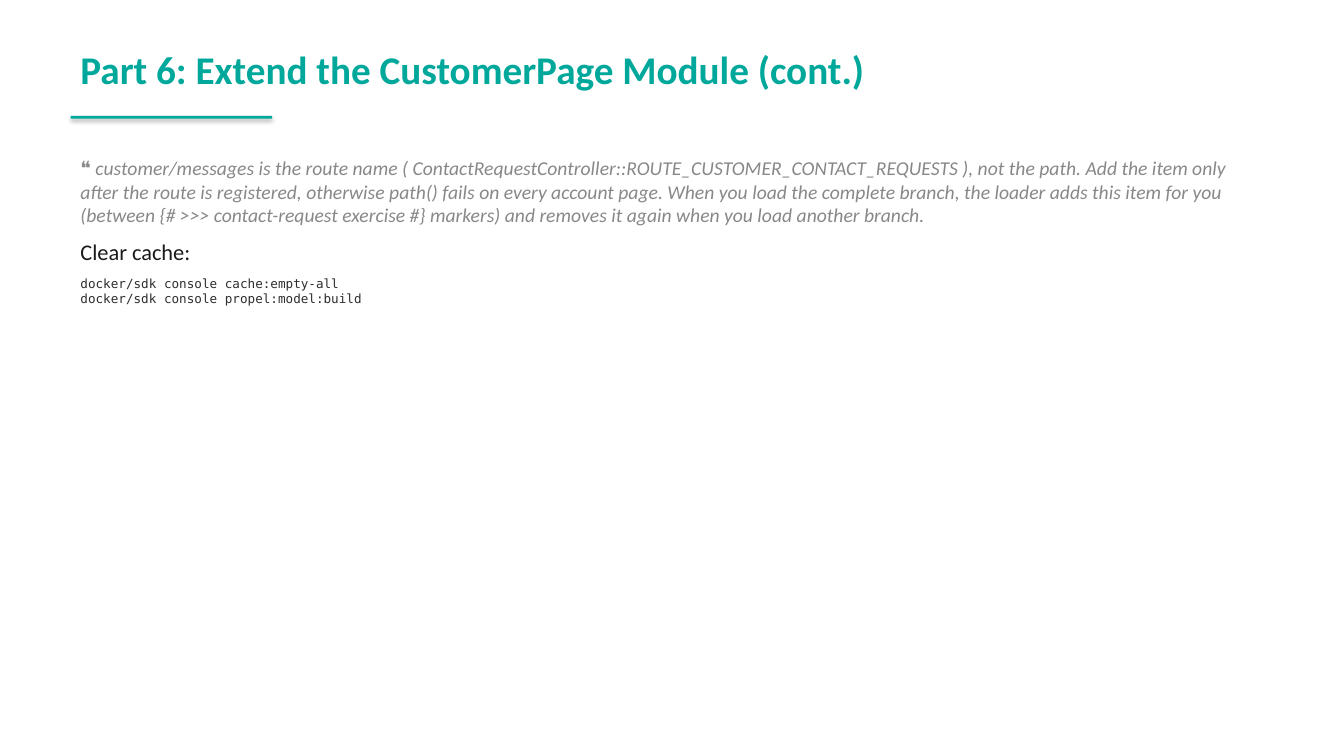
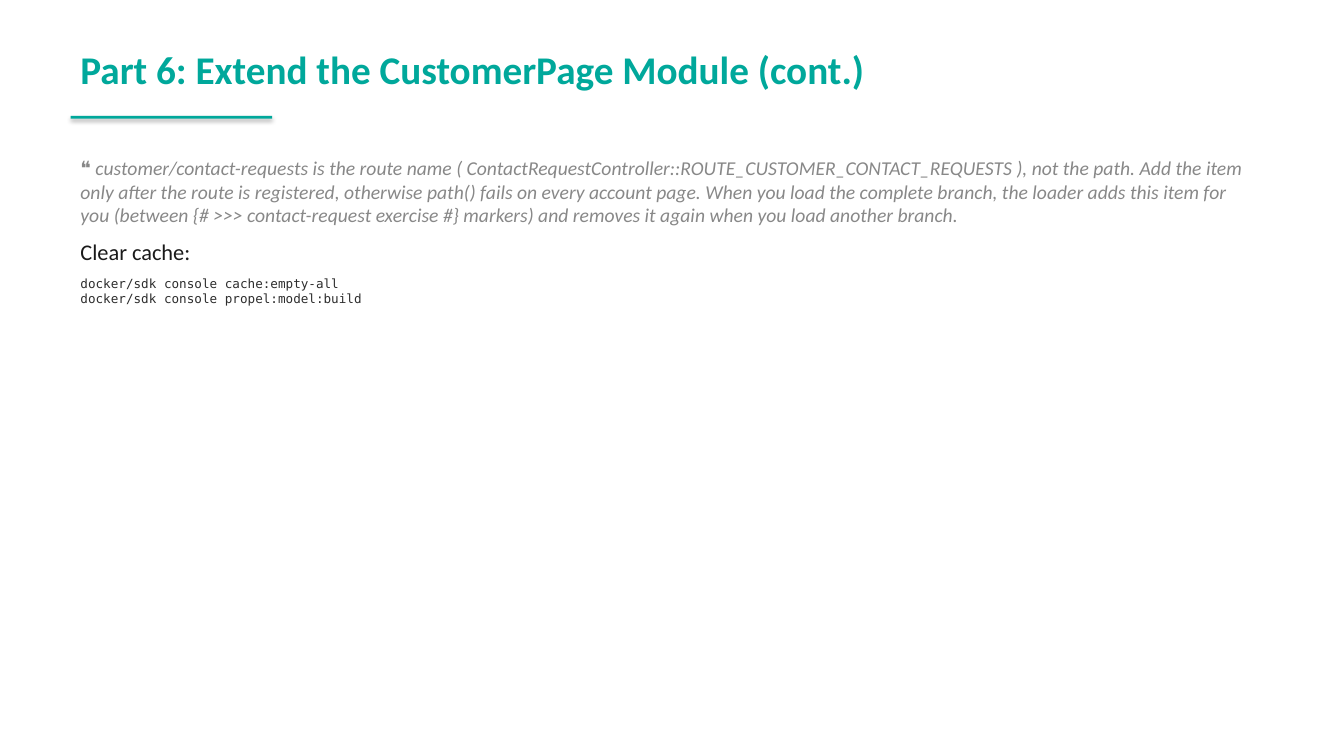
Before and after one commit to spryker-academy/instructor-exercises, a slide deck: slide 187 of guides-pptx/spryker-academy-fundamental.pptx. Drawn at 1344x756 pixels with LibreOffice and Linux fonts; fonts in the diff are those of the drawing. Boxes give left, top, right and bottom in pixels: in the first picture for what was removed or moved away, otherwise in the second. Text is boxed around its words. In the diff, an @@ line names an element or a change of style, - is before the commit and + after.

```diff
--- a/guides-pptx/spryker-academy-fundamental.pptx
+++ b/guides-pptx/spryker-academy-fundamental.pptx
@@ text at bbox=[80, 161, 1242, 225]: text changed @@
-❝ customer/messages is the route name ( ContactRequestController::ROUTE_CUSTOMER_CONTACT_REQUESTS ), not the path. Add the item only after the route is registered, otherwise path() fails on every account page. When you load the complete branch, the loader adds this item for you (between {# >>> contact-request exercise #} markers) and removes it again when you load another branch.
+❝ customer/contact-requests is the route name ( ContactRequestController::ROUTE_CUSTOMER_CONTACT_REQUESTS ), not the path. Add the item only after the route is registered, otherwise path() fails on every account page. When you load the complete branch, the loader adds this item for you (between {# >>> contact-request exercise #} markers) and removes it again when you load another branch.
```
Also in this commit, not shown: 22 other slides changed, 2 other files.
